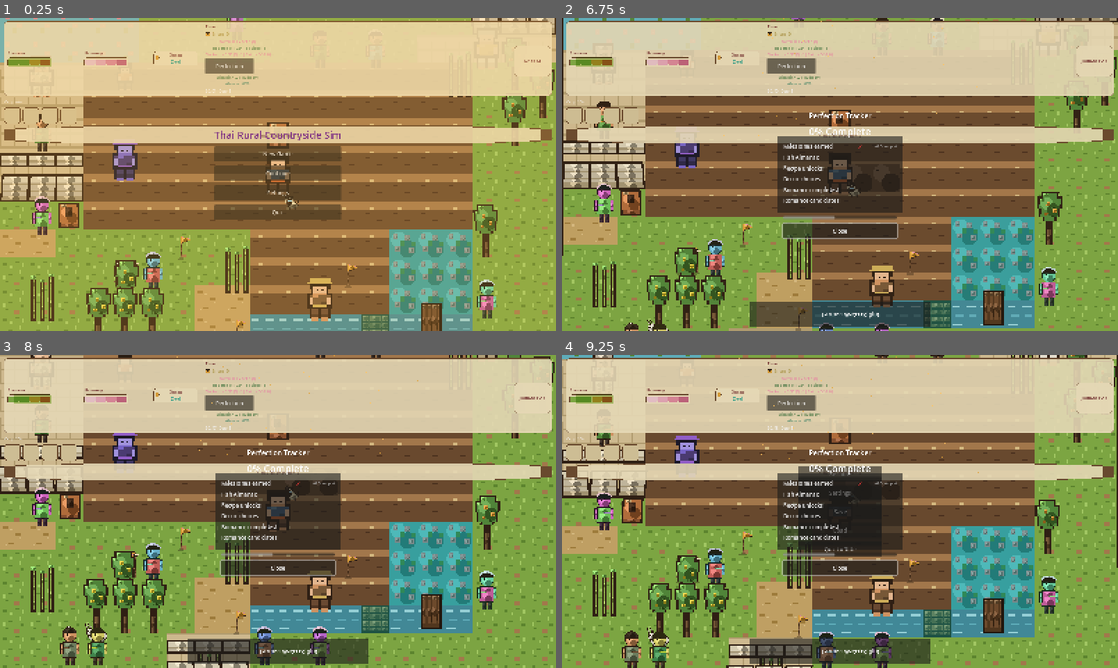
Above: before the commit, frames 1-4 (two rows, left to right).
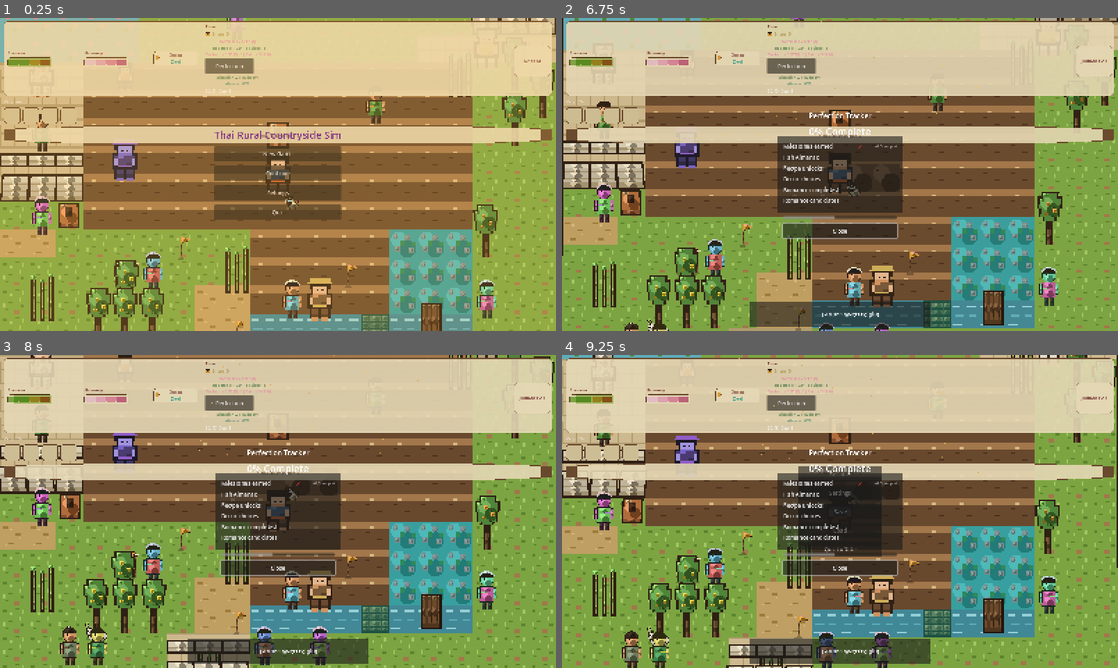
Above: after the commit, the same moments.

Repository: GRITui/slowlife-simulator
Game: Godot game, scene res://scenes/core/World.tscn
Same seed, same stepped clock (60 frames per second), same inputs: the game is played once before the commit and once after it.
Inputs (mouse positions are in pixels of both pictures, inside the frame that each line leads up to):
- Up to frame 1 (0.25 s): no input
- Up to frame 2 (6.75 s): click "New Game" at 0.5 s; click "Perfection" at 1.25 s; tap E (interact) every 0.75 s from 2 to 4.25 s; drag from (1095, 61) to (600, 77) at 2.02 s; drag from (728, 190) to (1051, 49) at 2.77 s; move the mouse to (895, 105) at 3.52 s; hold Right (move_right) 3.53-4.25 s; hold F (toggle_furniture_place_mode) 3.53-4.25 s; drag from (812, 237) to (600, 77) at 4.27 s; move the mouse to (1006, 221) at 5.02 s; hold Left (move_left) 5.03-5.75 s; tap R at 5.1 s; drag from (673, 127) to (884, 299) at 5.77 s; move the mouse to (867, 174) at 6.52 s; hold Down (move_down) from 6.53 s (still down); hold E (interact) from 6.53 s (still down); click (867, 174) at 6.67 s
- Up to frame 3 (8 s): release Down (move_down) at 7.25 s; release E (interact) at 7.25 s; drag from (194, 433) to (489, 589) at 7.27 s
- Up to frame 4 (9.25 s): move the mouse to (962, 495) at 8.02 s; hold Up (move_up) 8.03-8.75 s; tap P at 8.1 s; drag from (728, 527) to (1051, 596) at 8.77 s

The runs differ from the first frame. In frame 1, 0.5% of the frame differs, in the area x 50-70%, y 24-96%; in frame 2, 0.4%; in frame 3, 0.3%; in frame 4, 0.3%.

Commit message:
feat(TASK-380): wire RomanceNPC.gd into ScheduleDB (fah/ek now move)
Ports VillagerNPC.gd's schedule-drift movement logic into
RomanceNPC.gd so fah/ek follow their existing, previously-dead
ScheduleDB SCHEDULES entries the same way elder/child/handler/headman/
vet already do. ploy/chang/klong/yaa (no SCHEDULES entries) fall out
of the has() check automatically and stay static.

Updates test_schedules.gd's fah assertion, which previously asserted
the OLD static-position behavior (correct at the time, per TASK-379) --
now verifies fah actually reaches her ScheduleDB waypoint and that
physics processing is enabled.

Clean delegate dispatch (minimax-m3:free) -- Code Quality Review found
no issues, matches the ported pattern exactly. Full 3x gate green.

Co-Authored-By: Claude Sonnet 5 <noreply@anthropic.com>
Claude-Session: https://claude.ai/code/session_01A9bTU9GFWgBfXEPTfdesaz

Diff:
--- a/scenes/entities/RomanceNPC.gd
+++ b/scenes/entities/RomanceNPC.gd
@@ -4,12 +4,14 @@
 ## VillagerNPC contract mirror (Area2D proximity + interact), SignalBus-only.
 
 const DialogueDBScript: GDScript = preload("res://scripts/narrative/DialogueDB.gd")
+const ScheduleDBScript: GDScript = preload("res://scripts/narrative/ScheduleDB.gd")
 
 @export var npc_id: String = "ek"
 @export var display_name: String = "Ek"
 
 var _player_in_range: bool = false
 var _talk_count: int = 0
+var _schedule_pos: Vector2 = Vector2.ZERO
 
 @onready var _area: Area2D = $InteractArea if has_node("InteractArea") else null
 
@@ -19,6 +21,46 @@
 	if _area != null:
 		_area.body_entered.connect(_on_body_entered)
 		_area.body_exited.connect(_on_body_exited)
+	# TASK-380: drift toward the schedule waypoint (only for scheduled NPCs) —
+	# ported from VillagerNPC.gd's _ready() so fah/ek move per their
+	# existing ScheduleDB entries, same as elder/child/handler/headman/vet.
+	# Unscheduled romance candidates (ploy/chang/klong/yaa) skip this and
+	# stay static, falling out of the has() check automatically.
+	if ScheduleDBScript.SCHEDULES.has(npc_id):
+		_schedule_pos = ScheduleDBScript.waypoint_for(npc_id, _current_hour(), _current_weather()) * 48.0 + Vector2(24, 24)
+		global_position = _schedule_pos
+		set_physics_process(true)
+	else:
+		set_physics_process(false)
+
+func _current_hour() -> int:
+	var tm: Node = SignalBus.time_manager
+	if tm != null and "hour" in tm:
+		return int(tm.hour)
+	return 6
+
+func _current_weather() -> String:
+	if "current_weather" in GameData:
+		return String(GameData.current_weather)
+	return "clear"
+
+## TASK-380: cozy waypoint drift — ported from VillagerNPC.gd. Static
+## NPCs (unscheduled) skip this entirely via set_physics_process(false) in
+## _ready(). Mirrors only the drift block; the trader-visibility and
+## sprite/idle_texture branches below that in VillagerNPC.gd are
+## VillagerNPC-specific and don't apply here.
+func _physics_process(_delta: float) -> void:
+	var tm: Node = SignalBus.time_manager
+	if tm != null:
+		var target: Vector2 = ScheduleDBScript.waypoint_for(npc_id, int(tm.hour), _current_weather()) * 48.0 + Vector2(24, 24)
+		if target != _schedule_pos:
+			_schedule_pos = target
+		var dist: float = global_position.distance_to(_schedule_pos)
+		if dist > 8.0:
+			velocity = (_schedule_pos - global_position).normalized() * 40.0
+			move_and_slide()
+		else:
+			velocity = Vector2.ZERO
 
 func _unhandled_input(event: InputEvent) -> void:
 	if not _player_in_range:
--- a/tests/test_schedules.gd
+++ b/tests/test_schedules.gd
@@ -72,16 +72,27 @@
 	await process_frame
 	var fah: Node2D = main.get_node_or_null("FahNPC") as Node2D
 	var elder: Node = main.get_node_or_null("ElderNPC")
-	# TASK-379 finding (filed separately, out of this task's scope): fah
-	# uses RomanceNPC.gd, not VillagerNPC.gd, and RomanceNPC.gd's _ready()
-	# never reads ScheduleDB at all -- fah's SCHEDULES entry is dead data,
-	# her real position is always World.tscn's static one (set by
-	# TASK-373, since fah was never instanced before that task). This
-	# assertion previously expected schedule-driven movement that fah's
-	# actual script has never implemented; fixed to check what actually
-	# happens (a stable static position) instead of a wrong expectation.
-	_check(fah != null and fah.global_position == Vector2(648, 168),
-		"fah (RomanceNPC.gd) stays at her static World.tscn position -- does not follow ScheduleDB")
+	# TASK-380: fah (RomanceNPC.gd) now follows her ScheduleDB waypoint, same
+	# as the VillagerNPC.gd-backed NPCs. At boot TimeManager defaults to
+	# hour=6 (StartHour=6 in TimeManager.gd), which falls in fah's
+	# 6:00-12:00 "canal mornings" window -- expected cell (10, 12), which
+	# is a real walkable tile (lotus_pond's WATER_ZONES exclude x>=5, and
+	# TASK-379 already verified (10, 12) is not on water). _ready() snaps
+	# exactly to that waypoint before any physics-process drift can run, so
+	# distance tolerance < 60px comfortably catches both the exact snap
+	# AND any one-physics-frame drift still in the easing window.
+	if fah != null:
+		var sb: Node = root.get_node("SignalBus")
+		var tm: Node = sb.time_manager
+		var boot_hour: int = int(tm.hour) if tm != null and "hour" in tm else 6
+		var sdb_script: GDScript = load("res://scripts/narrative/ScheduleDB.gd")
+		var expected_cell: Vector2i = sdb_script.waypoint_for("fah", boot_hour)
+		var expected_pos: Vector2 = expected_cell * 48.0 + Vector2(24, 24)
+		_check(fah.global_position.distance_to(expected_pos) < 60.0,
+			"fah (RomanceNPC.gd) follows her ScheduleDB waypoint at hour %d (expected near %s, got %s)"
+				% [boot_hour, str(expected_pos), str(fah.global_position)])
+		_check(fah.is_physics_processing(),
+			"fah (RomanceNPC.gd) is physics-processing (schedule drift enabled)")
 	_check(elder != null and elder.is_physics_processing(), "scheduled NPC processes (drift active)")
 	var buffalo: Node = main.get_node_or_null("Buffalo")
 	_check(buffalo != null and not buffalo.is_processing(), "unscheduled nodes stay static")
